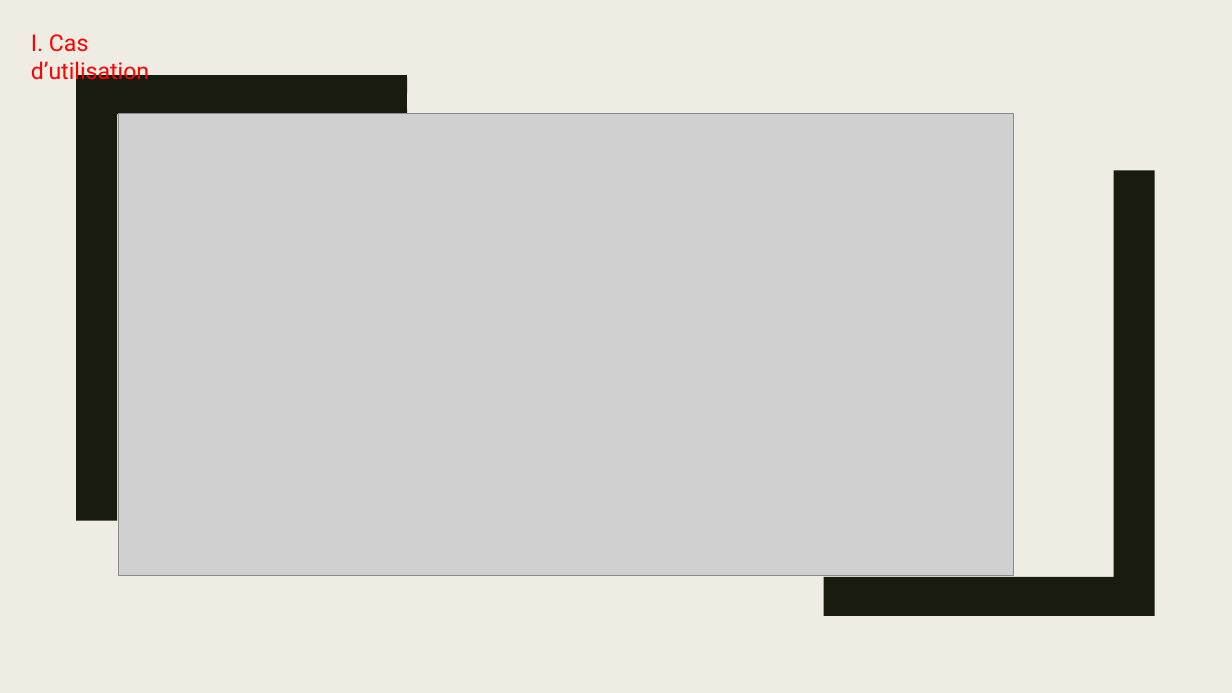
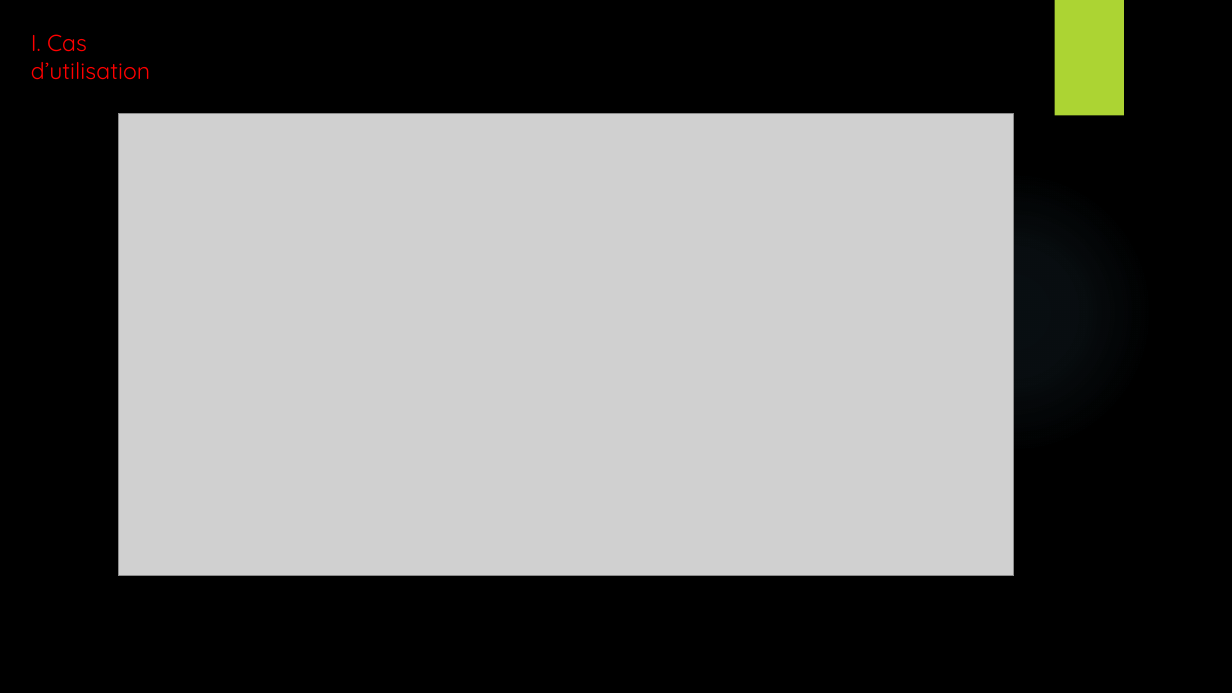
Before and after one commit to EnzoCotte/Projet-Approvisionnement-serre, a slide deck: slide 3 of Presentation revue 0 projet serre.pptx. Drawn at 1232x693 pixels with LibreOffice and Linux fonts; fonts in the diff are those of the drawing; grey boxes stand for pictures; background and template pictures are left out. Boxes give left, top, right and bottom in pixels: in the first picture for what was removed or moved away, otherwise in the second. Text is boxed around its words. In the diff, an @@ line names an element or a change of style, - is before the commit and + after.

```diff
--- a/Presentation revue 0 projet serre.pptx
+++ b/Presentation revue 0 projet serre.pptx
@@ background #EFEDE3 to picture (left out) @@
@@ text "I. Cas d’utilisation" at (31,34,150,80): font Roboto to Quicksand @@
@@ rectangle added at (1055,0,1124,116), fill #ACD433 @@
@@ freeform shape removed at (76,75,407,520) @@
@@ freeform shape removed at (824,170,1155,616) @@
@@ ellipse added at (870,169,1154,454), fill gradient #7AC4F0 @@
```
Also in this commit, not shown: 8 other slides changed, 9 slides added, 2 slides removed.
